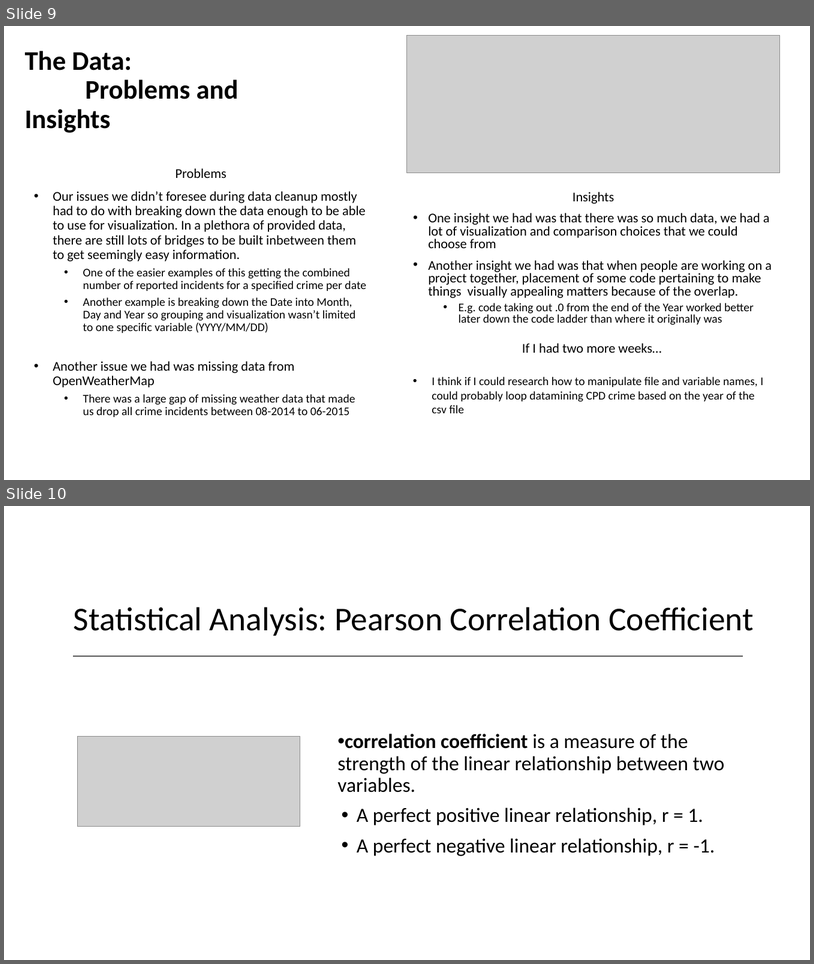
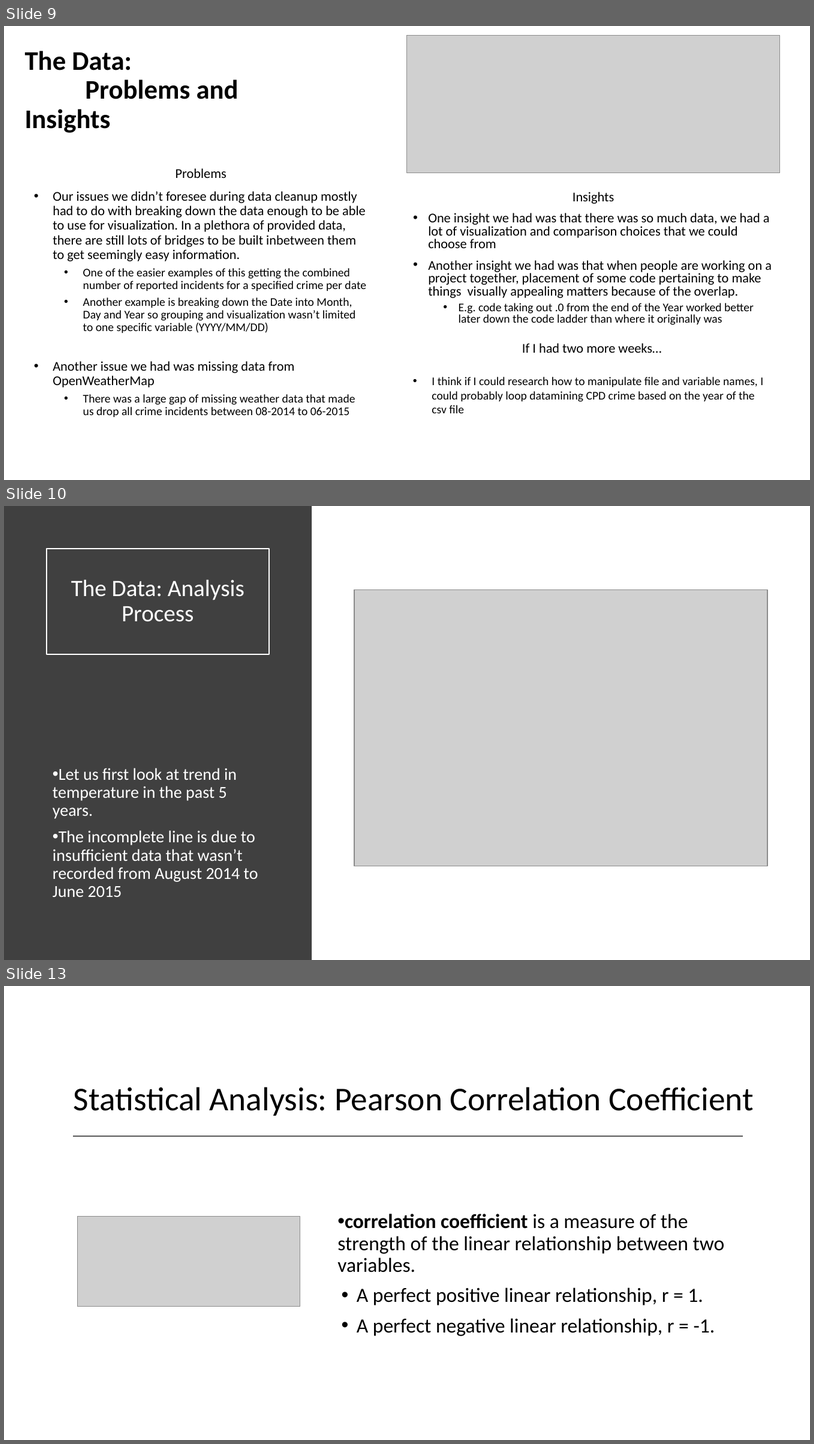
Before and after one commit to franciscohohn/Project_1, a slide deck: Weather_vs_Crime.pptx. Shown one above the other, each under a label of ours: slides 9 and 10 before the commit, slides 9, 10 and 13 after it; the slides between them are not shown. The pictures are 814x964 and 814x1444 pixels, drawn with LibreOffice and Linux fonts; fonts in the diff are those of the drawing; grey boxes stand for pictures. Boxes give left, top, right and bottom in pixels: in the first picture for what was removed or moved away, otherwise in the second. Text is boxed around its words. In the diff, an @@ line names an element or a change of style, - is before the commit and + after.

```diff
--- a/Weather_vs_Crime.pptx
+++ b/Weather_vs_Crime.pptx
@@ slide 10 added at (4, 506, 810, 960), background #FFFFFF @@
@@ rectangle added at (4, 506, 312, 960), fill #404040 @@
@@ title added at (47, 549, 269, 654), outline #FFFFFF 1.5 pt, 28 pt, text #FFFFFF @@
+The Data: Analysis Process
@@ picture added at (354, 589, 768, 865) @@
@@ text added at (53, 768, 258, 897), 20 pt, text #FFFFFF @@
+• Let us first look at trend in temperature in the past 5 years.
+• The incomplete line is due to insufficient data that wasn’t recorded from August 2014 to June 2015
@@ what was slide 10 is now slide 13 @@
```
Also in this commit, not shown: 3 other slides added.
